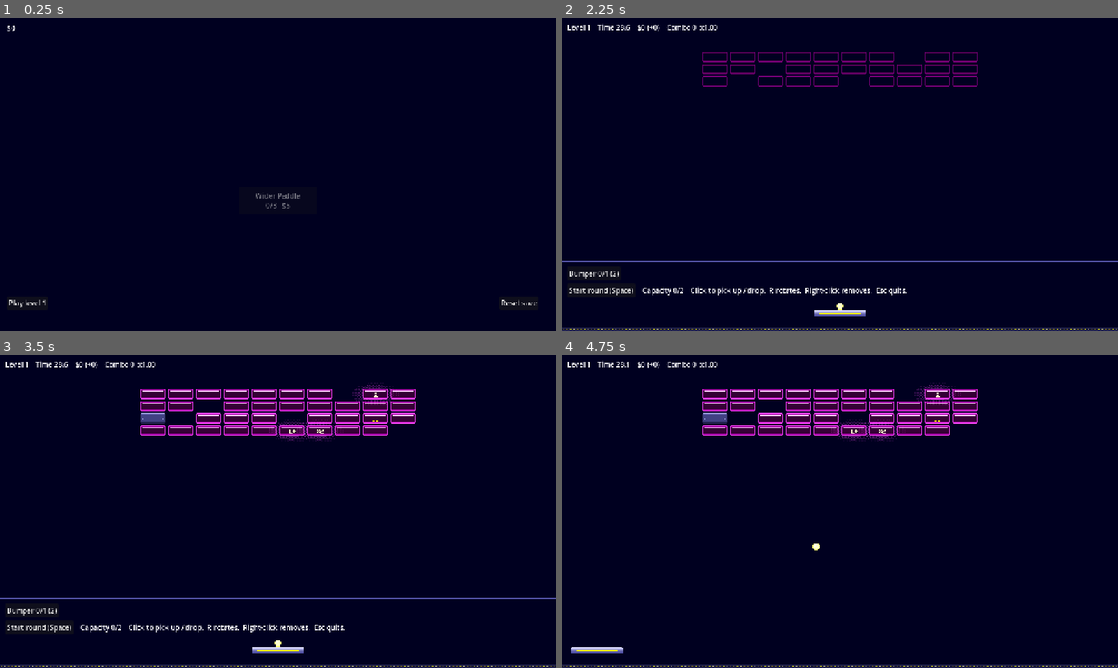
Above: before the commit, frames 1-4 (two rows, left to right).
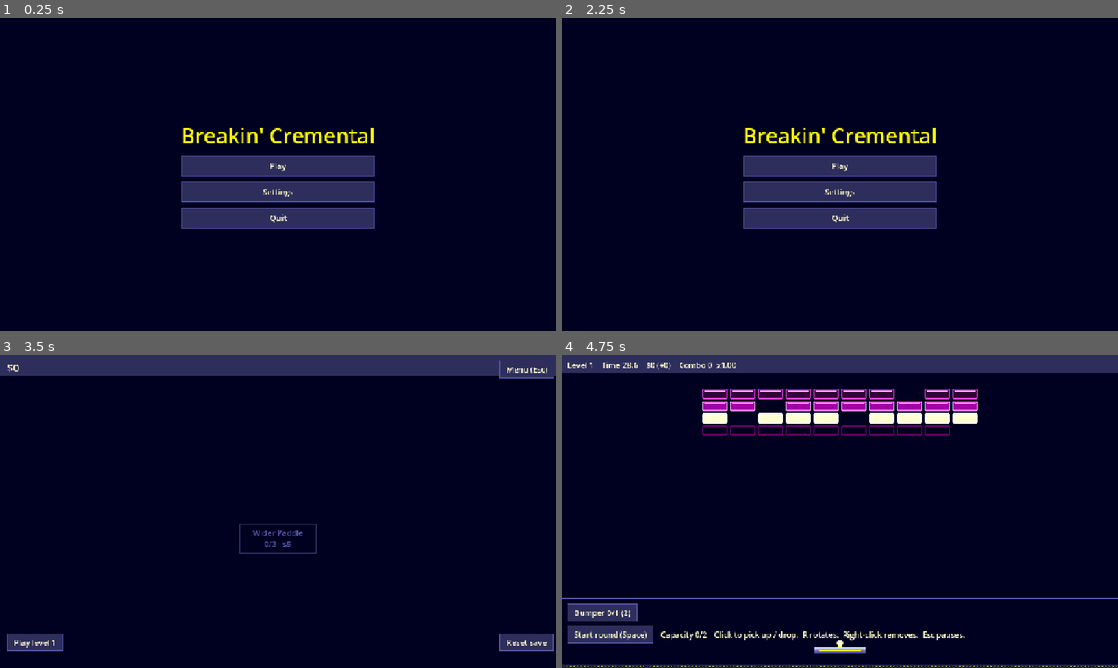
Above: after the commit, the same moments.

Repository: alpacaxander/breakin-cremental
Game: Godot game, scene res://src/main.tscn
The game is run twice, just before and just after one commit, with the same random seed, the same clock (stepped at 60 frames per second) and the same inputs.
Inputs (mouse positions are in pixels of both pictures, inside the frame that each line leads up to):
- Up to frame 1 (0.25 s): no input
- Up to frame 2 (2.25 s): click "Reset save" (after the commit: "Settings") at 0.5 s; click (840, 212) at 1.25 s, where only the run after the commit has a clickable "Back"; click (589, 302) at 2 s, where only the run before the commit has a clickable "Play level 1"
- Up to frame 3 (3.5 s): click (278, 502) at 2.75 s, where only the run after the commit has a clickable "Play"
- Up to frame 4 (4.75 s): click (600, 627) at 3.5 s, where only the run before the commit has a clickable "Start round (Space)"; click (595, 642) at 4.25 s, where only the run after the commit has a clickable "Play level 1"

The runs differ from the first frame. In frame 1, 7.8% of the frame differs, in the area x 1-97%, y 2-93%; in frame 2, 12%; in frame 3, 16%, in the area x 0-100%, y 0-100%; in frame 4, 13%.

Commit message:
Add main menu, settings, pause menu and a project theme
Theme resource styled from the palette as the project default. Menu
screens built by ui.gd; settings (fullscreen, master volume) persist
separately from the save. Esc in a round opens a pause menu instead of
quitting.

Co-Authored-By: Claude Fable 5.1 <noreply@anthropic.com>

Diff:
--- a/project.godot
+++ b/project.godot
@@ -24,6 +24,10 @@
 window/size/viewport_height=720
 window/stretch/mode="canvas_items"
 
+[gui]
+
+theme/custom="res://src/theme.tres"
+
 [physics]
 
 common/physics_ticks_per_second=120
--- a/src/arena.gd
+++ b/src/arena.gd
@@ -6,6 +6,7 @@
 const Tuning = preload("res://src/tuning.gd")
 const Box = preload("res://src/brick.gd")
 const Fx = preload("res://src/fx.gd")
+const Ui = preload("res://src/ui.gd")
 const BALL_TEX := preload("res://assets/pixel/png/ball.png")
 const TRAIL_TEX := preload("res://assets/pixel/png/anim_ball_trail.png")
 const HAZARD_TEX := preload("res://assets/pixel/png/anim_hazard_strip.png")
@@ -55,6 +56,7 @@
 var tray := VBoxContainer.new()
 var pieces := HBoxContainer.new()
 var cap_label := Label.new()
+var pause: Control = null
 var view := Tuning.VIEW
 
 
@@ -108,7 +110,7 @@
 	start.focus_mode = Control.FOCUS_NONE
 	start.pressed.connect(_start)
 	var hint := Label.new()
-	hint.text = "Click to pick up / drop.  R rotates.  Right-click removes.  Esc quits."
+	hint.text = "Click to pick up / drop.  R rotates.  Right-click removes.  Esc pauses."
 	for c in [start, cap_label, hint]:
 		row.add_child(c)
 	tray.add_child(pieces)
@@ -267,10 +269,39 @@
 			holding.rotation += deg_to_rad(Tuning.ROTATE_DEG)
 			_drag()
 		elif e.keycode == KEY_ESCAPE:
-			if placing:
-				done.emit()
-			else:
-				_end("Abandoned")
+			_pause(true)
+
+
+# --- Pause ---
+
+func _pause(on: bool) -> void:
+	get_tree().paused = on
+	if pause:
+		pause.queue_free()
+		pause = null
+	if not on:
+		return
+	pause = Ui.screen("Paused", [
+		Ui.button("Resume", _pause.bind(false)),
+		Ui.button("Settings", _pause_settings),
+		Ui.button("Quit round", _quit),
+	], true)
+	pause.back.connect(_pause.bind(false))
+	add_child(pause)
+
+
+func _pause_settings() -> void:
+	pause.queue_free()
+	pause = Ui.settings(_pause.bind(true))  # Back rebuilds the pause menu
+	add_child(pause)
+
+
+func _quit() -> void:
+	_pause(false)
+	if placing:
+		done.emit()
+	else:
+		_end("Abandoned")
 
 
 func _launch() -> void:
@@ -548,13 +579,15 @@
 	label.text = "%s\nEarned $%d" % [msg, earned]
 	if cleared and level == Tuning.LEVELS.size() - 1:
 		label.text += "\nYOU WIN!"
-	var btn := Button.new()
-	btn.text = "Continue"
-	btn.pressed.connect(done.emit)
+	label.horizontal_alignment = HORIZONTAL_ALIGNMENT_CENTER
+	label.add_theme_font_size_override("font_size", 24)
+	box.add_theme_constant_override("separation", 16)
 	box.add_child(label)
-	box.add_child(btn)
+	box.add_child(Ui.button("Continue", done.emit))
 	panel.add_child(box)
-	panel.position = view / 2 - Vector2(80, 50)
+	panel.set_anchors_and_offsets_preset(Control.PRESET_CENTER)
+	panel.grow_horizontal = Control.GROW_DIRECTION_BOTH
+	panel.grow_vertical = Control.GROW_DIRECTION_BOTH
 	add_child(panel)
 
 
@@ -591,6 +624,7 @@
 
 func _draw() -> void:
 	draw_rect(Rect2(Vector2.ZERO, view), Tuning.COLORS.bg)
+	draw_rect(Rect2(0, 0, view.x, Tuning.HUD_HEIGHT), Tuning.COLORS.trim)
 	if placing:
 		draw_line(Vector2(0, Tuning.PLACE_MAX_Y), Vector2(view.x, Tuning.PLACE_MAX_Y), Tuning.COLORS.line, 2)
 	if combo > 0:
--- a/src/game.gd
+++ b/src/game.gd
@@ -3,15 +3,41 @@
 
 const Tuning = preload("res://src/tuning.gd")
 const SAVE_PATH := "user://save.json"
+const SETTINGS_PATH := "user://settings.json"  # separate from the save: reset() leaves settings alone
 
 var currency := 0
 var unlocked := 0  # highest playable level index
 var won := false
 var ranks := {}  # upgrade id -> rank
+var settings := {fullscreen = false, volume = 1.0}
 
 
 func _ready() -> void:
 	load_save()
+	load_settings()
+
+
+# --- Settings ---
+
+func set_setting(key: String, value: Variant) -> void:
+	settings[key] = value
+	apply_settings()
+	FileAccess.open(SETTINGS_PATH, FileAccess.WRITE).store_string(JSON.stringify(settings))
+
+
+func load_settings() -> void:
+	if FileAccess.file_exists(SETTINGS_PATH):
+		var d = JSON.parse_string(FileAccess.get_file_as_string(SETTINGS_PATH))
+		if typeof(d) == TYPE_DICTIONARY:
+			for k in settings:
+				if k in d:
+					settings[k] = type_convert(d[k], typeof(settings[k]))
+	apply_settings()
+
+
+func apply_settings() -> void:
+	DisplayServer.window_set_mode(DisplayServer.WINDOW_MODE_FULLSCREEN if settings.fullscreen else DisplayServer.WINDOW_MODE_WINDOWED)
+	AudioServer.set_bus_volume_db(0, linear_to_db(maxf(settings.volume, 0.001)))  # no audio yet; the master bus is ready for it
 
 
 func save() -> void:
--- a/src/main.gd
+++ b/src/main.gd
@@ -1,13 +1,25 @@
 extends Node
-## Swaps between the shop and a round.
+## Swaps between the main menu, the shop and a round.
+
+const Ui = preload("res://src/ui.gd")
+
 
 func _ready() -> void:
-	_show_shop()
+	_show_menu()
+
+
+func _show_menu() -> void:
+	_swap(Ui.screen("Breakin' Cremental", [
+		Ui.button("Play", _show_shop),
+		Ui.button("Settings", func(): _swap(Ui.settings(_show_menu))),
+		Ui.button("Quit", get_tree().quit),
+	]))
 
 
 func _show_shop() -> void:
 	var s = preload("res://src/shop.gd").new()
 	s.play.connect(_play)
+	s.menu.connect(_show_menu)
 	_swap(s)
 
 
--- a/src/shop.gd
+++ b/src/shop.gd
@@ -2,6 +2,7 @@
 ## Between rounds: upgrade web and level select.
 
 signal play(level: int)
+signal menu
 
 const Tuning = preload("res://src/tuning.gd")
 const BTN := Vector2(180, 64)
@@ -12,13 +13,20 @@
 	_build()
 
 
+func _unhandled_input(e: InputEvent) -> void:
+	if e is InputEventKey and e.pressed and e.keycode == KEY_ESCAPE:
+		menu.emit()
+
+
 func _build() -> void:
 	for c in get_children():
 		c.queue_free()
 	var top := Label.new()
 	top.text = "$%d" % Game.currency + ("        YOU WIN! Keep playing if you like." if Game.won else "")
 	top.position = Vector2(16, 12)
+	top.add_theme_font_size_override("font_size", 24)
 	add_child(top)
+	_button("Menu (Esc)", Vector2(1150, 12)).pressed.connect(menu.emit)
 
 	for id in Tuning.UPGRADES:
 		if not Game.is_revealed(id):
@@ -55,6 +63,7 @@
 
 func _draw() -> void:
 	draw_rect(Rect2(Vector2.ZERO, size), Tuning.COLORS.bg)
+	draw_rect(Rect2(0, 0, size.x, Tuning.HUD_HEIGHT + 8), Tuning.COLORS.trim)
 	for id in Tuning.UPGRADES:
 		if not Game.is_revealed(id):
 			continue
--- /dev/null
+++ b/src/theme.tres
@@ -0,0 +1,80 @@
+[gd_resource type="Theme" load_steps=6 format=3]
+
+; Project default theme (project.godot gui/theme/custom). Colors from docs/palette.md:
+; base 000020, cabinet trim 2e2e5c, dead 5454a7, gold trim ebdb57, text ffffcf.
+
+[sub_resource type="StyleBoxFlat" id="btn"]
+content_margin_left = 16.0
+content_margin_top = 8.0
+content_margin_right = 16.0
+content_margin_bottom = 8.0
+bg_color = Color(0.18, 0.18, 0.36, 1)
+border_width_left = 2
+border_width_top = 2
+border_width_right = 2
+border_width_bottom = 2
+border_color = Color(0.33, 0.33, 0.655, 1)
+
+[sub_resource type="StyleBoxFlat" id="btn_hover"]
+content_margin_left = 16.0
+content_margin_top = 8.0
+content_margin_right = 16.0
+content_margin_bottom = 8.0
+bg_color = Color(0.18, 0.18, 0.36, 1)
+border_width_left = 2
+border_width_top = 2
+border_width_right = 2
+border_width_bottom = 2
+border_color = Color(0.922, 0.859, 0.341, 1)
+
+[sub_resource type="StyleBoxFlat" id="btn_pressed"]
+content_margin_left = 16.0
+content_margin_top = 8.0
+content_margin_right = 16.0
+content_margin_bottom = 8.0
+bg_color = Color(0.33, 0.33, 0.655, 1)
+border_width_left = 2
+border_width_top = 2
+border_width_right = 2
+border_width_bottom = 2
+border_color = Color(0.922, 0.859, 0.341, 1)
+
+[sub_resource type="StyleBoxFlat" id="btn_disabled"]
+content_margin_left = 16.0
+content_margin_top = 8.0
+content_margin_right = 16.0
+content_margin_bottom = 8.0
+bg_color = Color(0, 0, 0.125, 1)
+border_width_left = 2
+border_width_top = 2
+border_width_right = 2
+border_width_bottom = 2
+border_color = Color(0.18, 0.18, 0.36, 1)
+
+[sub_resource type="StyleBoxFlat" id="panel"]
+content_margin_left = 24.0
+content_margin_top = 16.0
+content_margin_right = 24.0
+content_margin_bottom = 16.0
+bg_color = Color(0, 0, 0.125, 1)
+border_width_left = 2
+border_width_top = 2
+border_width_right = 2
+border_width_bottom = 2
+border_color = Color(0.33, 0.33, 0.655, 1)
+
+[resource]
+default_font_size = 18
+Button/colors/font_color = Color(1, 1, 0.81, 1)
+Button/colors/font_hover_color = Color(0.922, 0.859, 0.341, 1)
+Button/colors/font_pressed_color = Color(1, 1, 0.81, 1)
+Button/colors/font_disabled_color = Color(0.33, 0.33, 0.655, 1)
+Button/styles/normal = SubResource("btn")
+Button/styles/hover = SubResource("btn_hover")
+Button/styles/pressed = SubResource("btn_pressed")
+Button/styles/disabled = SubResource("btn_disabled")
+Button/styles/focus = SubResource("btn_hover")
+CheckButton/colors/font_color = Color(1, 1, 0.81, 1)
+CheckButton/colors/font_hover_color = Color(0.922, 0.859, 0.341, 1)
+Label/colors/font_color = Color(1, 1, 0.81, 1)
+PanelContainer/styles/panel = SubResource("panel")
--- a/src/tuning.gd
+++ b/src/tuning.gd
@@ -113,4 +113,5 @@
 	bg = Color("000020"),
 	combo = Color("ffff00"),
 	line = Color("5454a7"),
+	trim = Color("2e2e5c"),
 }
--- /dev/null
+++ b/src/ui.gd
@@ -0,0 +1,68 @@
+## Menu screens: a full-screen backdrop with a centered column of controls. Look comes from src/theme.tres.
+extends Node
+
+const Tuning = preload("res://src/tuning.gd")
+
+
+class Screen extends ColorRect:
+	signal back  # Esc
+
+	func _unhandled_input(e: InputEvent) -> void:
+		if e is InputEventKey and e.pressed and e.keycode == KEY_ESCAPE:
+			get_viewport().set_input_as_handled()
+			back.emit()
+
+
+## rows: Controls stacked under the title. dim: translucent, for overlays on a paused arena.
+static func screen(title: String, rows: Array, dim := false) -> Screen:
+	var s := Screen.new()
+	s.color = Color(Tuning.COLORS.bg, 0.8 if dim else 1.0)
+	s.set_anchors_preset(Control.PRESET_FULL_RECT)
+	s.process_mode = Node.PROCESS_MODE_ALWAYS  # keeps working over a paused tree
+	var box := VBoxContainer.new()
+	box.add_theme_constant_override("separation", 12)
+	box.set_anchors_and_offsets_preset(Control.PRESET_CENTER)
+	box.grow_horizontal = Control.GROW_DIRECTION_BOTH
+	box.grow_vertical = Control.GROW_DIRECTION_BOTH
+	var t := Label.new()
+	t.text = title
+	t.horizontal_alignment = HORIZONTAL_ALIGNMENT_CENTER
+	t.add_theme_font_size_override("font_size", 48)
+	t.add_theme_color_override("font_color", Tuning.COLORS.combo)
+	box.add_child(t)
+	for r in rows:
+		box.add_child(r)
+	s.add_child(box)
+	return s
+
+
+static func button(text: String, on_press: Callable) -> Button:
+	var b := Button.new()
+	b.text = text
+	b.custom_minimum_size = Vector2(280, 48)
+	b.pressed.connect(on_press)
+	return b
+
+
+static func settings(back: Callable) -> Screen:
+	var fs := CheckButton.new()
+	fs.text = "Fullscreen"
+	fs.button_pressed = Game.settings.fullscreen
+	fs.toggled.connect(func(on): Game.set_setting("fullscreen", on))
+	var row := HBoxContainer.new()
+	row.add_theme_constant_override("separation", 16)
+	var l := Label.new()
+	l.text = "Volume"
+	var vol := HSlider.new()
+	vol.max_value = 1.0
+	vol.step = 0.05
+	vol.value = Game.settings.volume
+	vol.custom_minimum_size.x = 200
+	vol.size_flags_horizontal = Control.SIZE_EXPAND_FILL
+	vol.size_flags_vertical = Control.SIZE_SHRINK_CENTER
+	vol.value_changed.connect(func(v): Game.set_setting("volume", v))
+	row.add_child(l)
+	row.add_child(vol)
+	var s := screen("Settings", [fs, row, button("Back", back)])
+	s.back.connect(back)
+	return s
--- a/tests/smoke.gd
+++ b/tests/smoke.gd
@@ -30,6 +30,13 @@
 	assert(a.placed.size() == Tuning.PLACEABLES.size(), "all placed")
 	a._launch()
 	await get_tree().physics_frame
+	# Pause menu: open, swap to settings and back, resume.
+	a._pause(true)
+	assert(get_tree().paused and a.pause != null, "paused with a menu")
+	a._pause_settings()
+	a._pause(true)
+	a._pause(false)
+	assert(not get_tree().paused and a.pause == null, "resumed")
 
 	# Icon effects and area breaks, each on a real brick.
 	var ball = a.balls[0]
Not shown, added: src/ui.gd.uid
